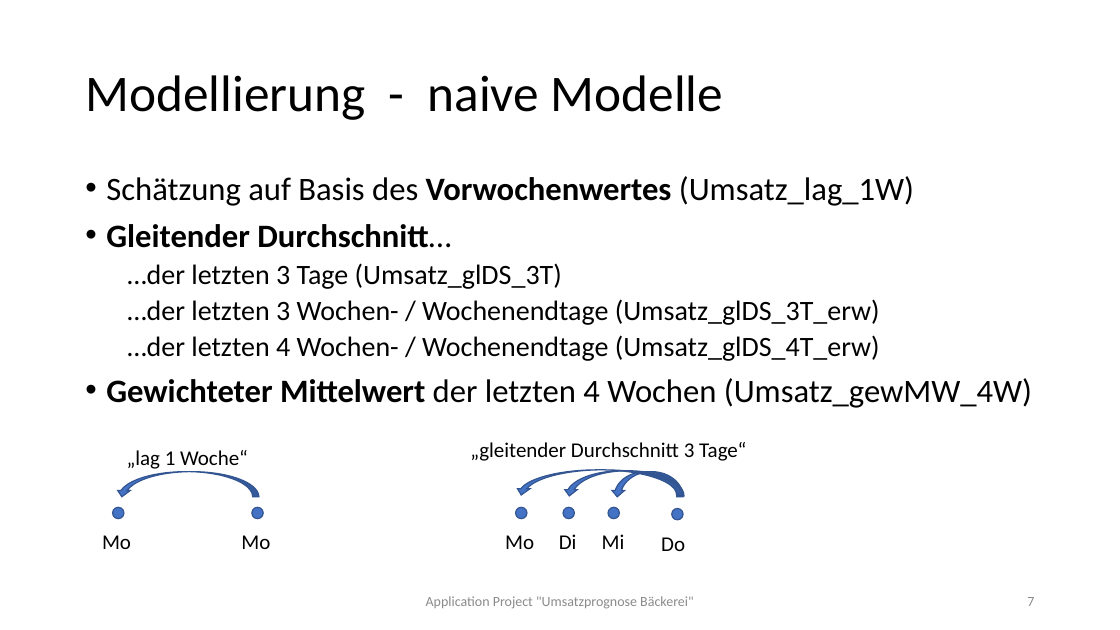
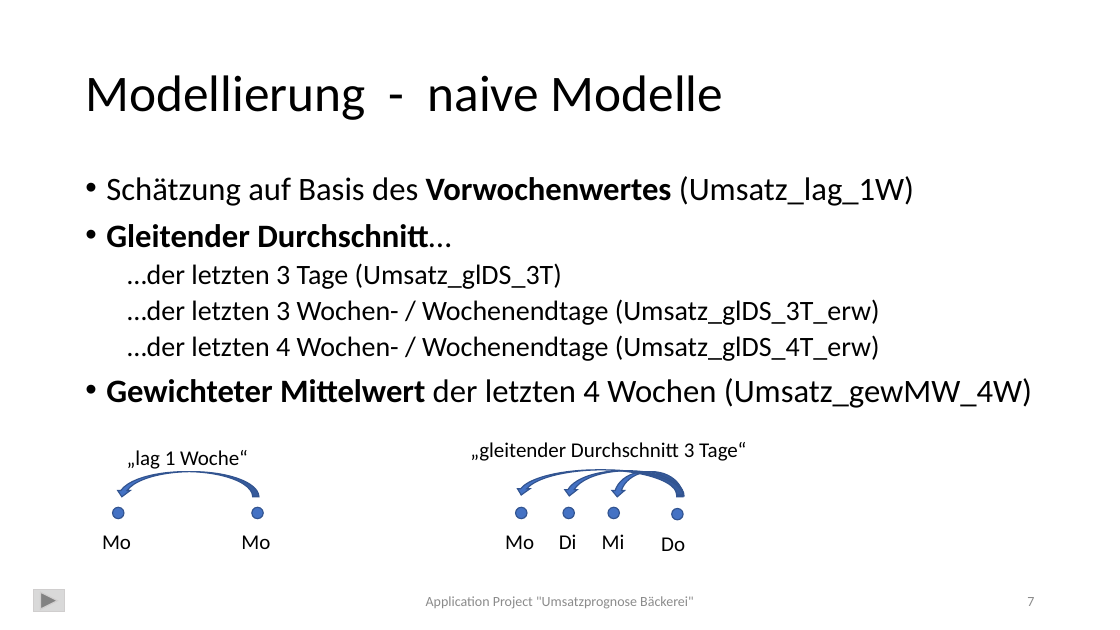
Before and after one commit to ChristinaMaedge/Application_Project, a slide deck: slide 7 of ApplicationProject_UmsatzprognoseBäckerei_v2.pptx. Drawn at 1120x630 pixels with LibreOffice and Linux fonts; fonts in the diff are those of the drawing. Boxes give left, top, right and bottom in pixels: in the first picture for what was removed or moved away, otherwise in the second. Text is boxed around its words. In the diff, an @@ line names an element or a change of style, - is before the commit and + after.

```diff
--- a/ApplicationProject_UmsatzprognoseBäckerei_v2.pptx
+++ b/ApplicationProject_UmsatzprognoseBäckerei_v2.pptx
@@ action button forward next added at (34, 590, 65, 613), fill #D9D9D9, outline #D0CECE 1 pt @@
```
Also in this commit, not shown: 17 other slides changed, 3 slides added, 1 slide removed, 3 other files.
